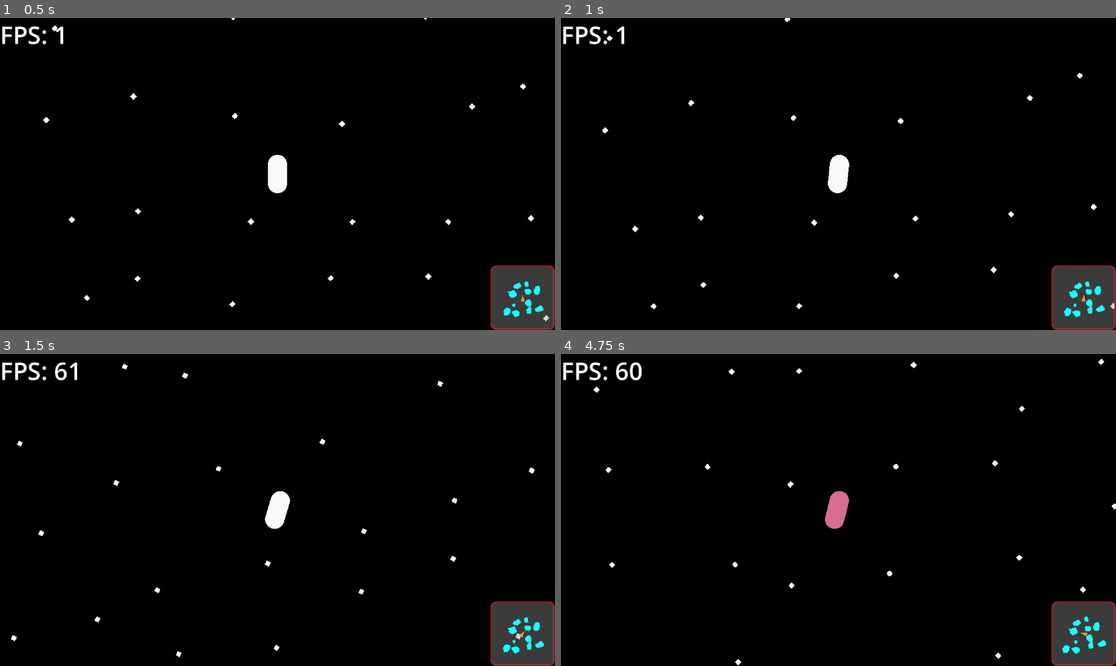
Above: before the commit, frames 1-4 (two rows, left to right).
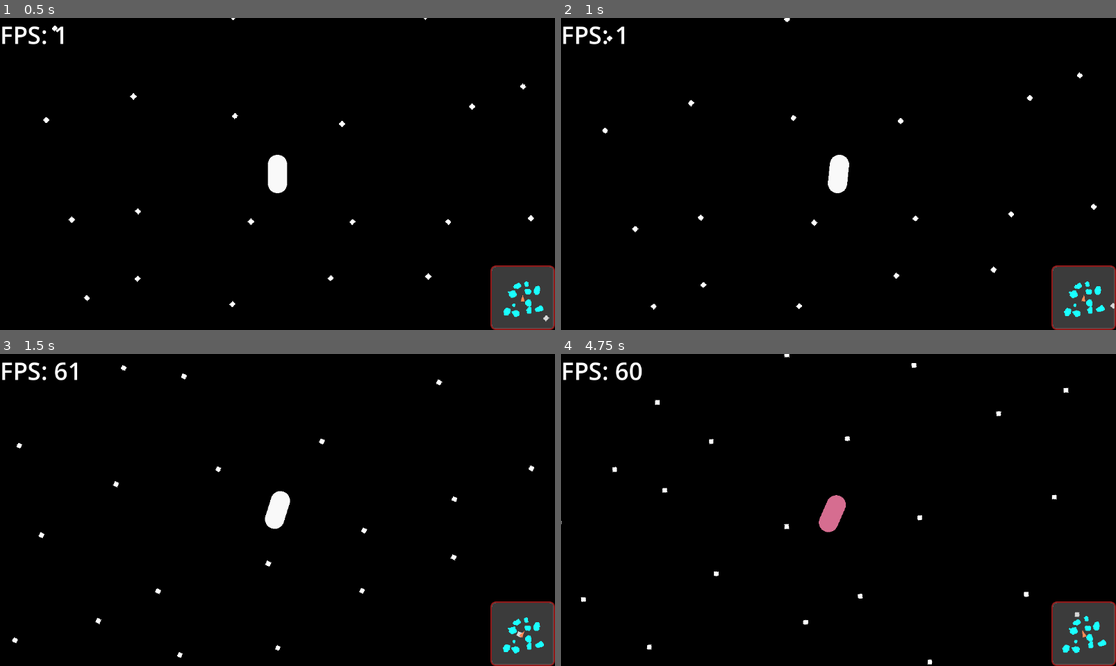
Above: after the commit, the same moments.

Repository: coolspacegame/game
Game: Godot game, scene res://node_2d.tscn
Same seed, same stepped clock (60 frames per second), same inputs: the game is played once before the commit and once after it.
Inputs (mouse positions are in pixels of both pictures, inside the frame that each line leads up to):
- Up to frame 1 (0.5 s): no input
- Up to frame 2 (1 s): tap Enter at 0.5 s; move the mouse to (960, 158) at 0.52 s; hold D (skelly_input_action_right) from 0.53 s (still down); click (960, 158) at 0.6 s; tap Space (skelly_input_action_jump) at 0.77 s
- Up to frame 3 (1.5 s): move the mouse to (166, 525) at 1.27 s; release D (skelly_input_action_right) at 1.28 s; hold S (skelly_input_action_backward) from 1.28 s (still down); right-click (166, 525) at 1.35 s
- Up to frame 4 (4.75 s): tap Space (skelly_input_action_jump) at 1.52, 3.02, 3.77, 4.52 s; move the mouse to (894, 441) at 2.02 s; release S (skelly_input_action_backward) at 2.03 s; hold D (skelly_input_action_right) 2.03-2.78 s; tap E (skelly_input_action_2) at 2.1 s; move the mouse to (810, 572) at 2.77 s; hold W (skelly_input_action_forward) 2.78-3.53 s; tap I (skelly_input_action_3) at 2.85 s; move the mouse to (1005, 556) at 3.52 s; hold X 3.53-4.28 s; hold A (skelly_input_action_left) from 3.53 s (still down); move the mouse to (672, 463) at 4.27 s; tap C at 4.35 s

Frame 1 is identical in both runs. In frame 2, less than 0.1% of the frame differs, in the area x 7-100%, y 0-94%; in frame 3, 0.3%; in frame 4, 0.9%, in the area x 0-100%, y 0-100%.

Commit message:
damping and friction tweaks

Diff:
--- a/scenes/the_character.tscn
+++ b/scenes/the_character.tscn
@@ -20,7 +20,7 @@
 radius = 25.0
 
 [sub_resource type="PhysicsMaterial" id="PhysicsMaterial_jkqiv"]
-friction = 0.25
+friction = 0.5
 
 [sub_resource type="CapsuleShape2D" id="CapsuleShape2D_ec718"]
 radius = 20.0
@@ -48,9 +48,7 @@
 mass = 100.0
 physics_material_override = SubResource("PhysicsMaterial_jkqiv")
 linear_damp_mode = 1
-linear_damp = 1.5
-angular_damp_mode = 1
-angular_damp = 0.1
+linear_damp = 0.4
 
 [node name="CollisionShape2D" type="CollisionShape2D" parent="PhysicsBody"]
 shape = SubResource("CapsuleShape2D_ec718")
